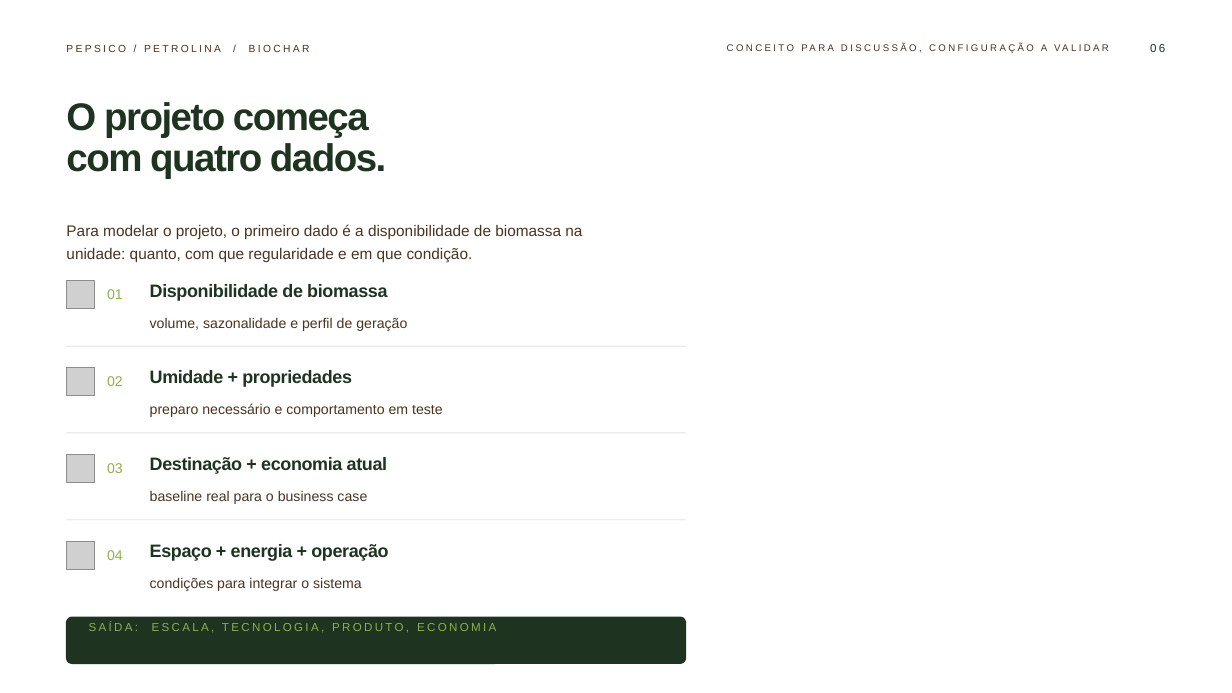
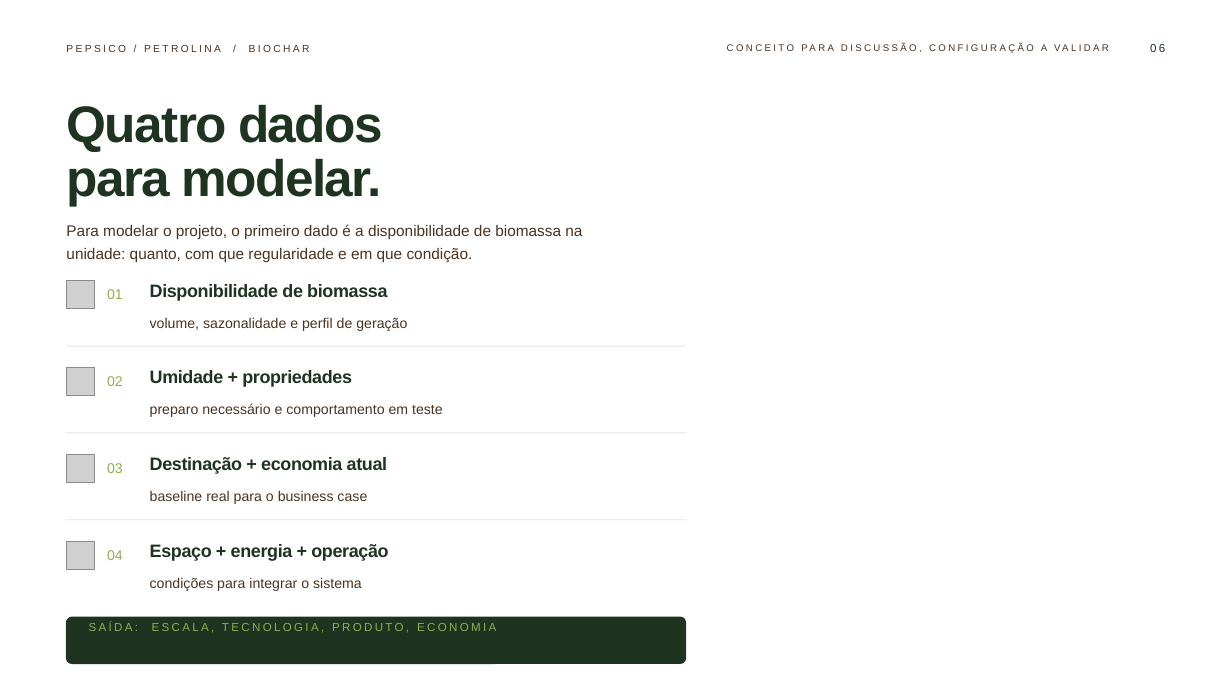
Before and after one commit to lubritto-hub/clipping, a slide deck: slide 6 of deck/proposta-pepsico-petrolina.pptx. Drawn at 1232x693 pixels with LibreOffice and Linux fonts; fonts in the diff are those of the drawing; grey boxes stand for pictures; background and template pictures are left out. Boxes give left, top, right and bottom in pixels: in the first picture for what was removed or moved away, otherwise in the second. Text is boxed around its words. In the diff, an @@ line names an element or a change of style, - is before the commit and + after.

```diff
--- a/deck/proposta-pepsico-petrolina.pptx
+++ b/deck/proposta-pepsico-petrolina.pptx
@@ text at bbox=[66, 104, 383, 206]: text changed; size 30 to 40 pt @@
-O projeto começa
-com quatro dados.
+Quatro dados
+para modelar.
```
Also in this commit, not shown: 6 other slides changed, 7 other files.
